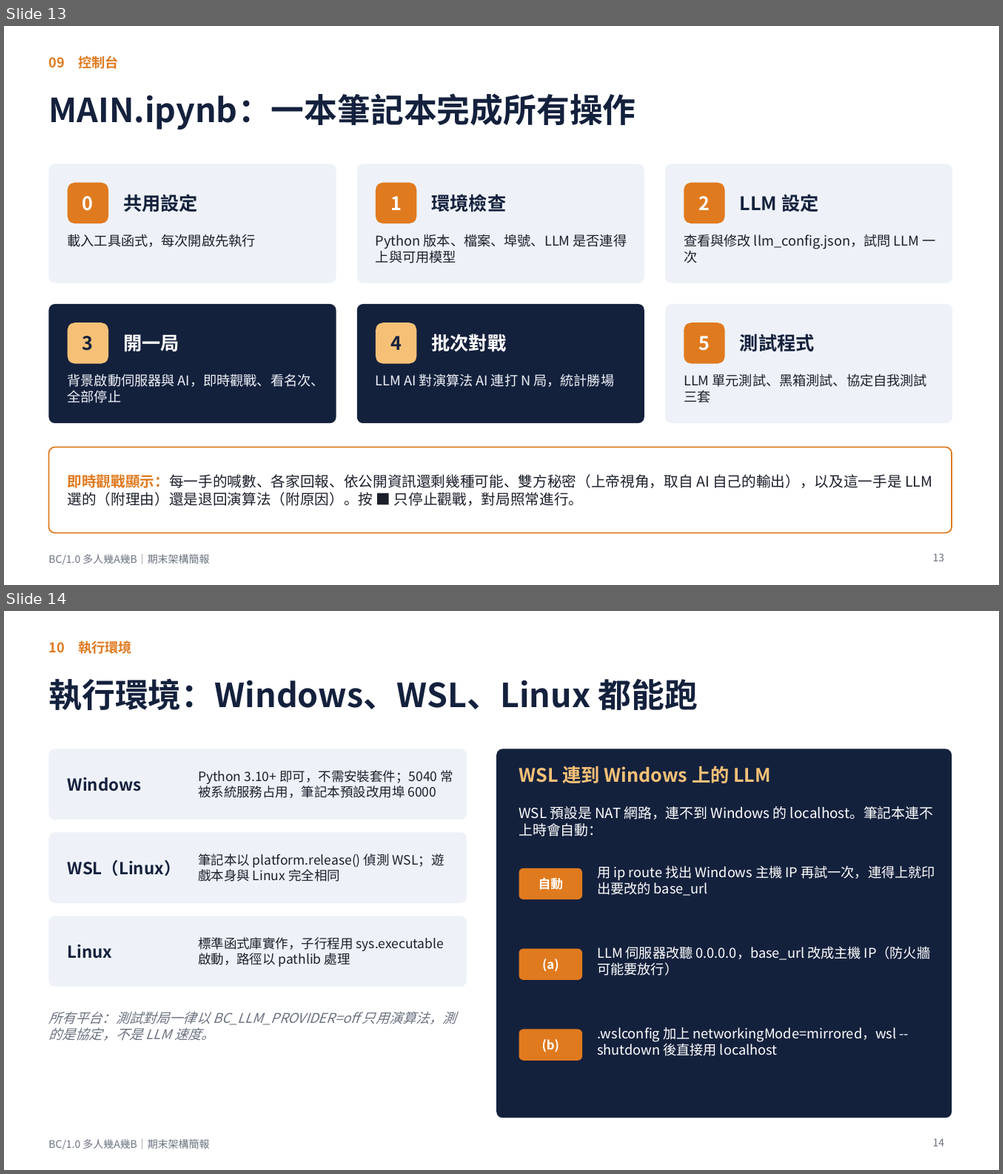
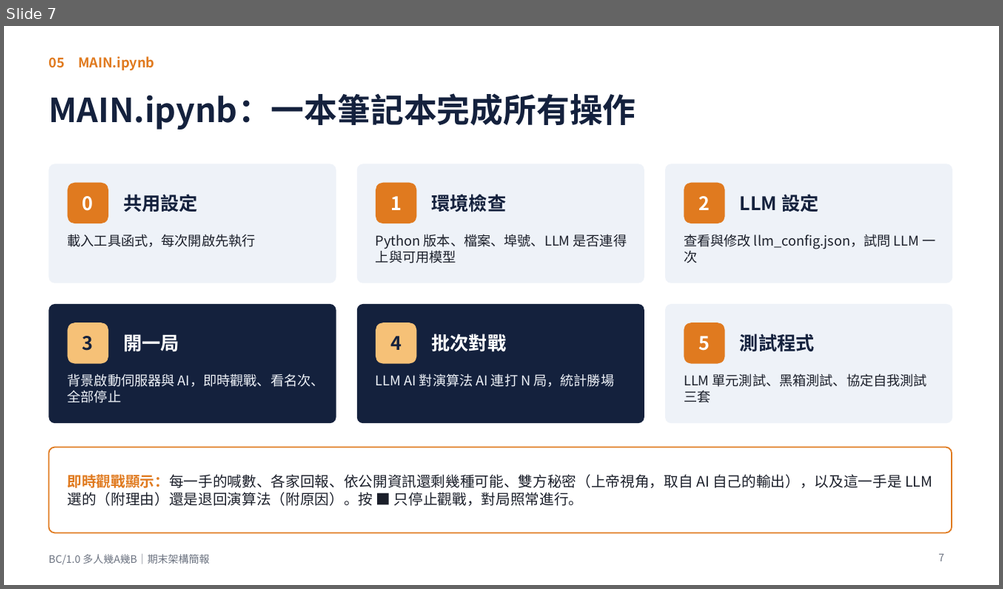
Before and after one commit to TAIWAN-ET/web_application2026_project, a slide deck: slides/期末架構簡報.pptx. Shown one above the other, each under a label of ours: slides 13 and 14 before the commit, slide 7 after it. The pictures are 1003x1174 and 1003x589 pixels, drawn with LibreOffice and Linux fonts; fonts in the diff are those of the drawing. Boxes give left, top, right and bottom in pixels: in the first picture for what was removed or moved away, otherwise in the second. Text is boxed around its words. In the diff, an @@ line names an element or a change of style, - is before the commit and + after.

```diff
--- a/slides/期末架構簡報.pptx
+++ b/slides/期末架構簡報.pptx
@@ slide 14 removed at <box>4,611,999,1170</box>, background #FFFFFF; not listed: 1 template element that a slide beside it also shows @@
@@ text removed at <box>48,641,132,654</box> @@
-10 執行環境
@@ title removed at <box>48,678,697,710</box> @@
-執行環境：Windows、WSL、Linux 都能跑
@@ rounded rectangle removed at <box>48,749,466,820</box> @@
@@ rounded rectangle removed at <box>496,749,951,1119</box> @@
@@ text removed at <box>518,766,771,783</box> @@
-WSL 連到 Windows 上的 LLM
@@ text removed at <box>68,777,142,792</box> @@
-Windows
@@ text removed at <box>198,770,454,798</box> @@
-Python 3.10+ 即可，不需安裝套件；5040 常被系統服務占用，筆記本預設改用埠 6000
@@ text removed at <box>518,806,933,837</box> @@
-WSL 預設是 NAT 網路，連不到 Windows 的 localhost。筆記本連不上時會自動：
@@ rounded rectangle removed at <box>48,832,466,903</box> @@
@@ text removed at <box>198,854,444,882</box> @@
-筆記本以 platform.release() 偵測 WSL；遊戲本身與 Linux 完全相同
@@ text removed at <box>68,860,181,876</box> @@
-WSL（Linux）
@@ rounded rectangle removed at <box>519,869,582,900</box> @@
@@ text removed at <box>597,866,934,896</box> @@
-用 ip route 找出 Windows 主機 IP 再試一次，連得上就印出要改的 base_url
@@ text removed at <box>538,878,563,890</box> @@
-自動
@@ rounded rectangle removed at <box>48,916,466,987</box> @@
@@ text removed at <box>198,937,444,967</box> @@
-標準函式庫實作，子行程用 sys.executable 啟動，路徑以 pathlib 處理
@@ text removed at <box>68,945,113,959</box> @@
-Linux
@@ rounded rectangle removed at <box>519,949,582,980</box> @@
@@ text removed at <box>542,959,559,972</box> @@
-(a)
@@ text removed at <box>597,946,930,976</box> @@
-LLM 伺服器改聽 0.0.0.0，base_url 改成主機 IP（防火牆可能要放行）
@@ text removed at <box>48,1011,456,1041</box> @@
-所有平台：測試對局一律以 BC_LLM_PROVIDER=off 只用演算法，測的是協定，不是 LLM 速度。
@@ rounded rectangle removed at <box>519,1030,582,1061</box> @@
@@ text removed at <box>597,1028,896,1056</box> @@
-.wslconfig 加上 networkingMode=mirrored，wsl --shutdown 後直接用 localhost
@@ text removed at <box>542,1039,559,1053</box> @@
-(b)
@@ page number removed at <box>933,1139,945,1147</box> @@
-14
@@ what was slide 13 is now slide 7 @@
@@ slide 7 changed as well @@
@@ text at <box>48,56,154,70</box>: text changed @@
-09 控制台
+05 MAIN.ipynb
@@ page number at <box>938,554,944,562</box>: text changed @@
-13
+7
```
Also in this commit, not shown: 5 other slides changed, 2 slides added, 8 other slides removed, 2 other files.
